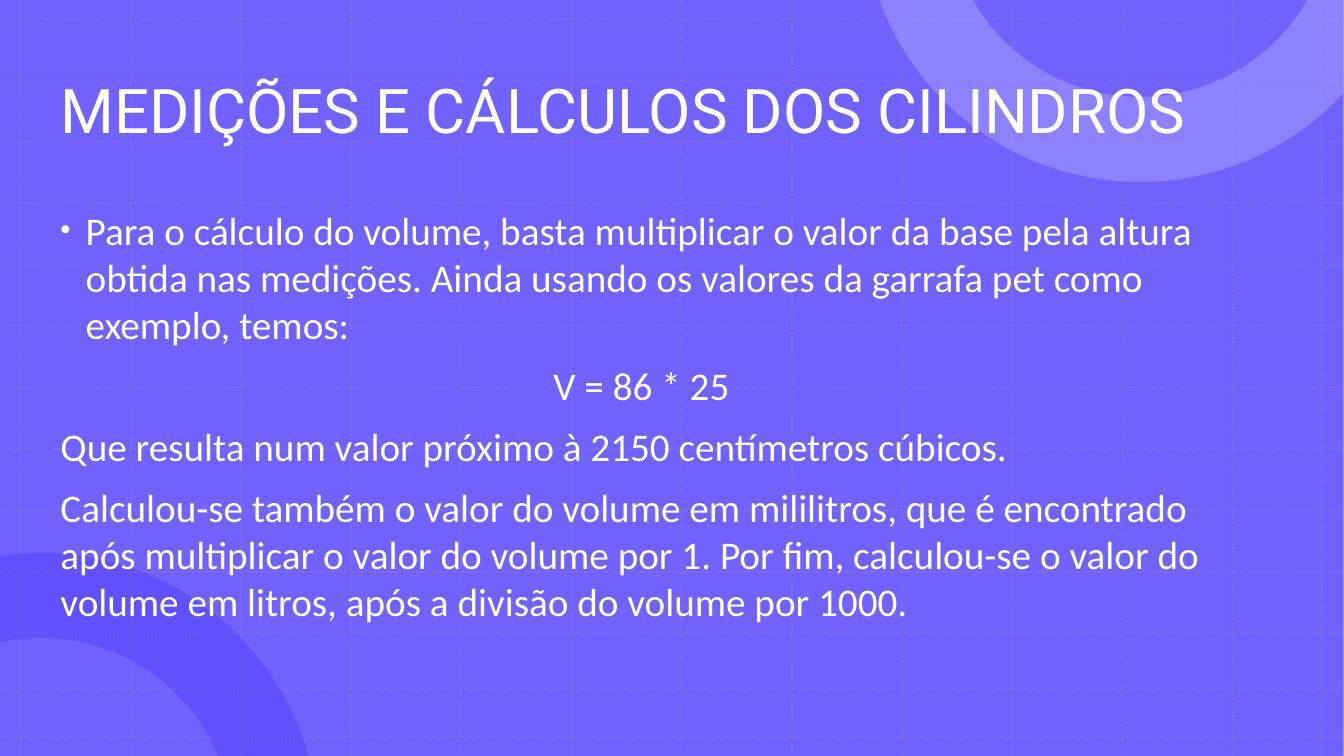
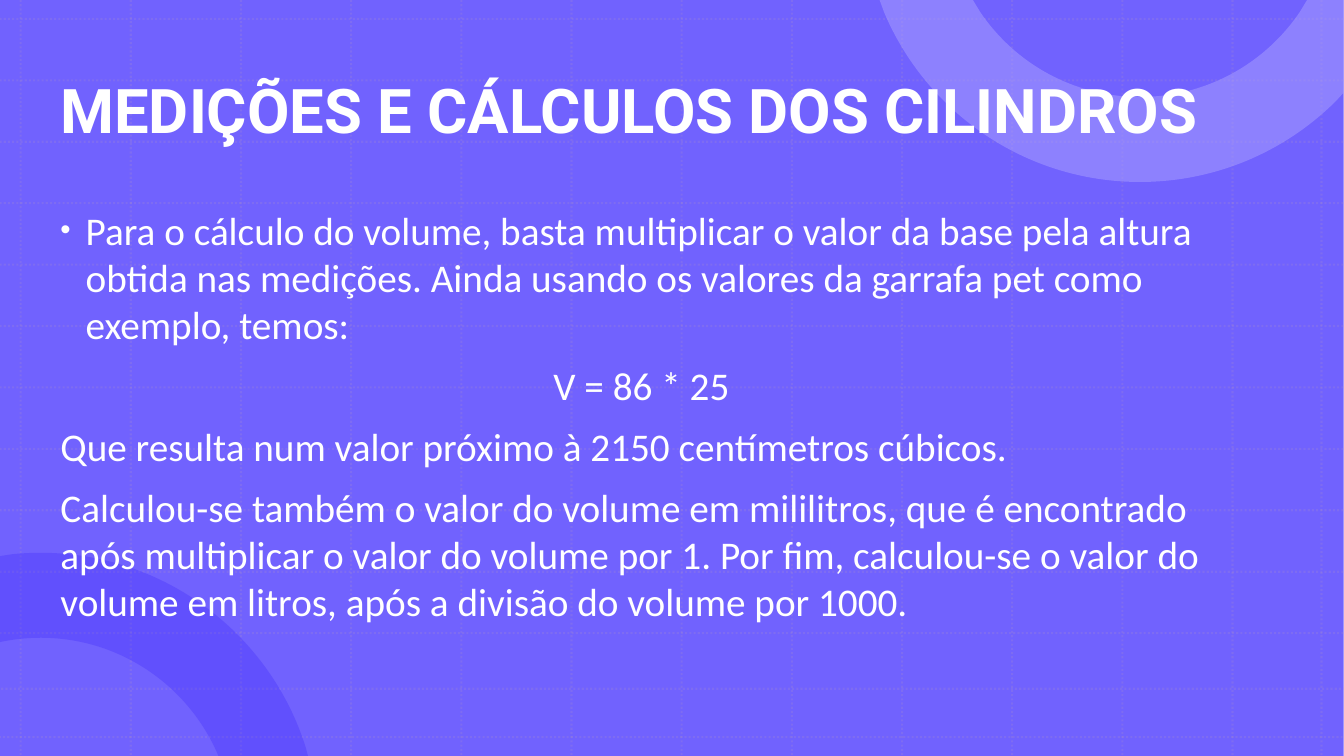
Before and after one commit to GabrielDSS0/ETEC-Coisas-Escolares, a slide deck: slide 23 of 1 etim ds 2022/EAMT/Trabalho Acadêmico/Relatório (a importância dos ecopontos)/A importância da separação dos recicláveis 3/Ecopontos - EAMT.pptx. Drawn at 1344x756 pixels with LibreOffice and Linux fonts; fonts in the diff are those of the drawing. Boxes give left, top, right and bottom in pixels: in the first picture for what was removed or moved away, otherwise in the second. Text is boxed around its words. In the diff, an @@ line names an element or a change of style, - is before the commit and + after.

```diff
--- a/1 etim ds 2022/EAMT/Trabalho Acadêmico/Relatório (a importância dos ecopontos)/A importância da separação dos recicláveis 3/Ecopontos - EAMT.pptx
+++ b/1 etim ds 2022/EAMT/Trabalho Acadêmico/Relatório (a importância dos ecopontos)/A importância da separação dos recicláveis 3/Ecopontos - EAMT.pptx
@@ title "MEDIÇÕES E CÁLCULOS DOS CILINDROS" at box(60, 77, 1197, 147): bold on @@
```
Also in this commit, not shown: 27 other slides changed, 4 slides added, 1 other file.
